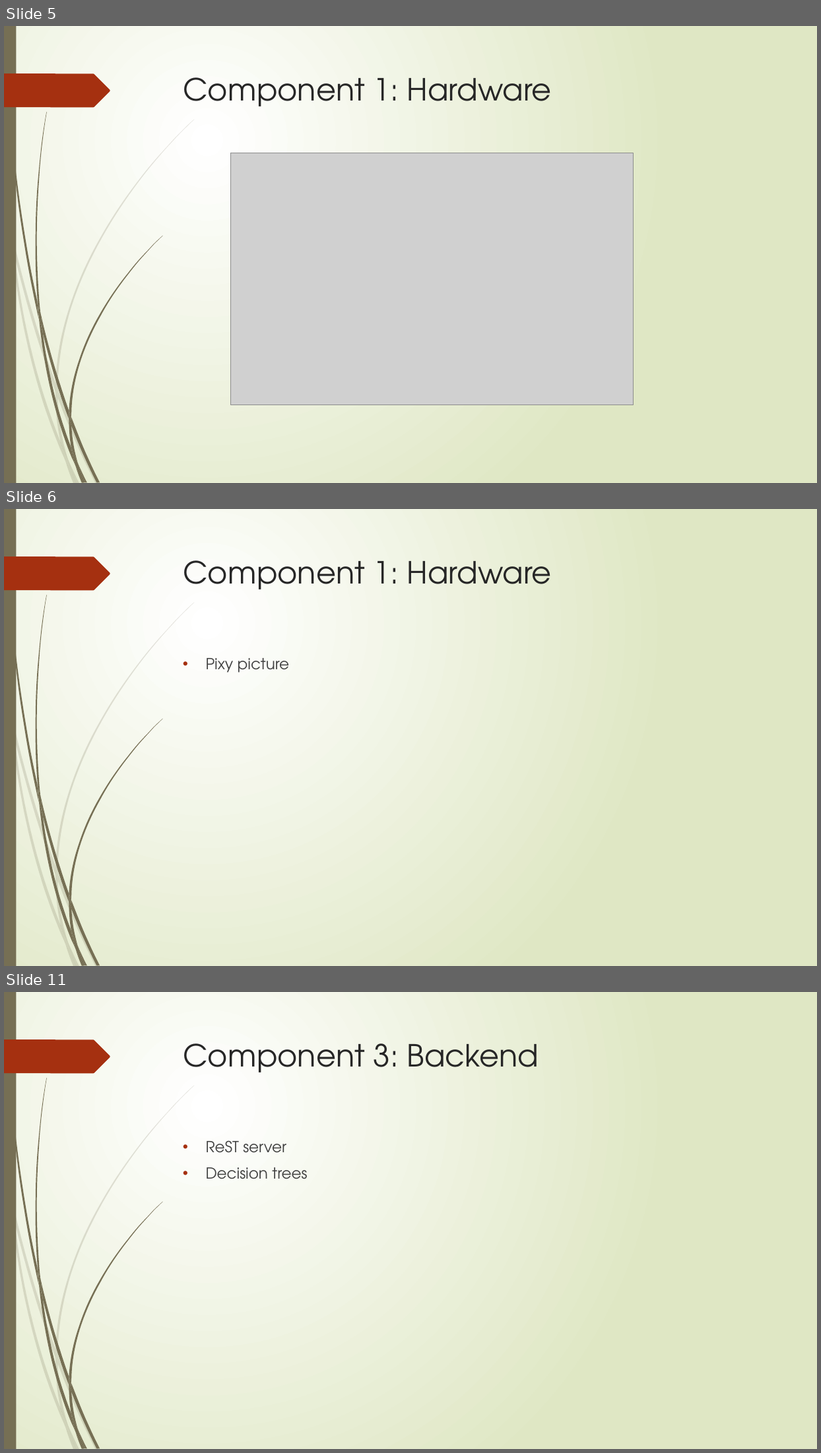
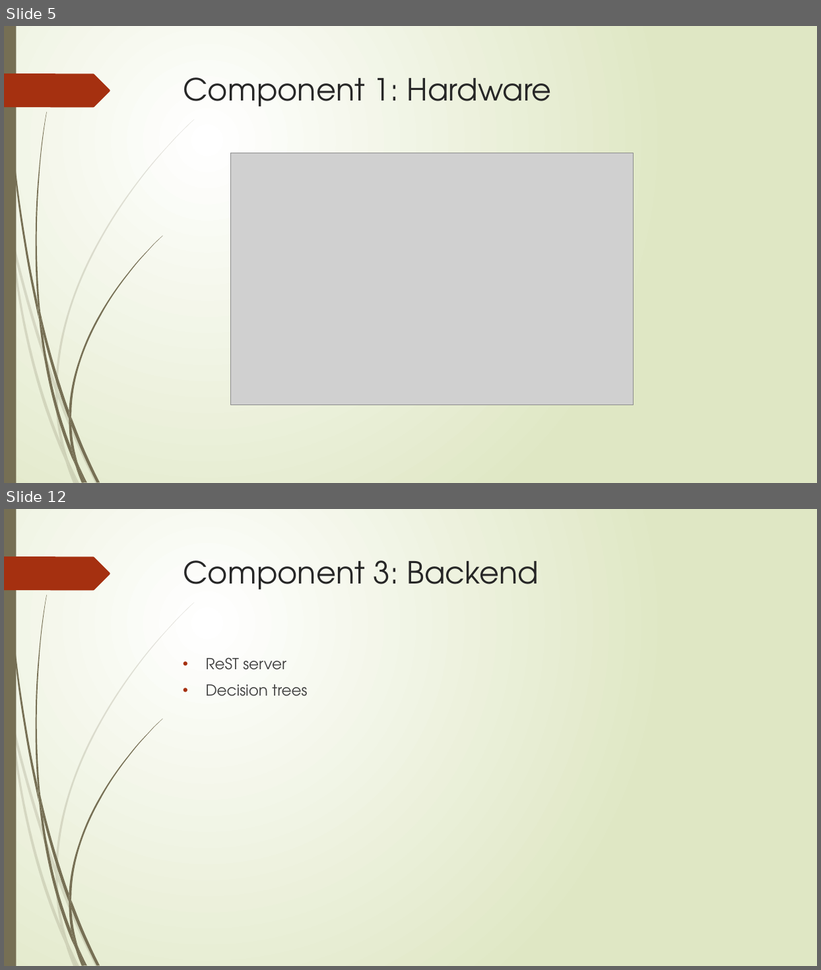
Before and after one commit to jdkirklanduwyo/SeniorDesignGroup2, a slide deck: Documents/Presentation.pptx. Shown one above the other, each under a label of ours: slides 5, 6 and 11 before the commit, slides 5 and 12 after it; the slides between them are not shown. The pictures are 821x1453 and 821x970 pixels, drawn with LibreOffice and Linux fonts; fonts in the diff are those of the drawing; grey boxes stand for pictures. Boxes give left, top, right and bottom in pixels: in the first picture for what was removed or moved away, otherwise in the second. Text is boxed around its words. In the diff, an @@ line names an element or a change of style, - is before the commit and + after.

```diff
--- a/Documents/Presentation.pptx
+++ b/Documents/Presentation.pptx
@@ slide 6 removed at [4, 509, 817, 966], background gradient #FFFFFF to #DFE8C4; not listed: 24 template elements that a slide beside it also shows @@
@@ title removed at [183, 560, 552, 590] @@
-Component 1: Hardware
@@ text removed at [206, 658, 289, 673] @@
-• Pixy picture
@@ what was slide 11 is now slide 12 @@
```
Also in this commit, not shown: 6 slides changed, 2 slides added.
